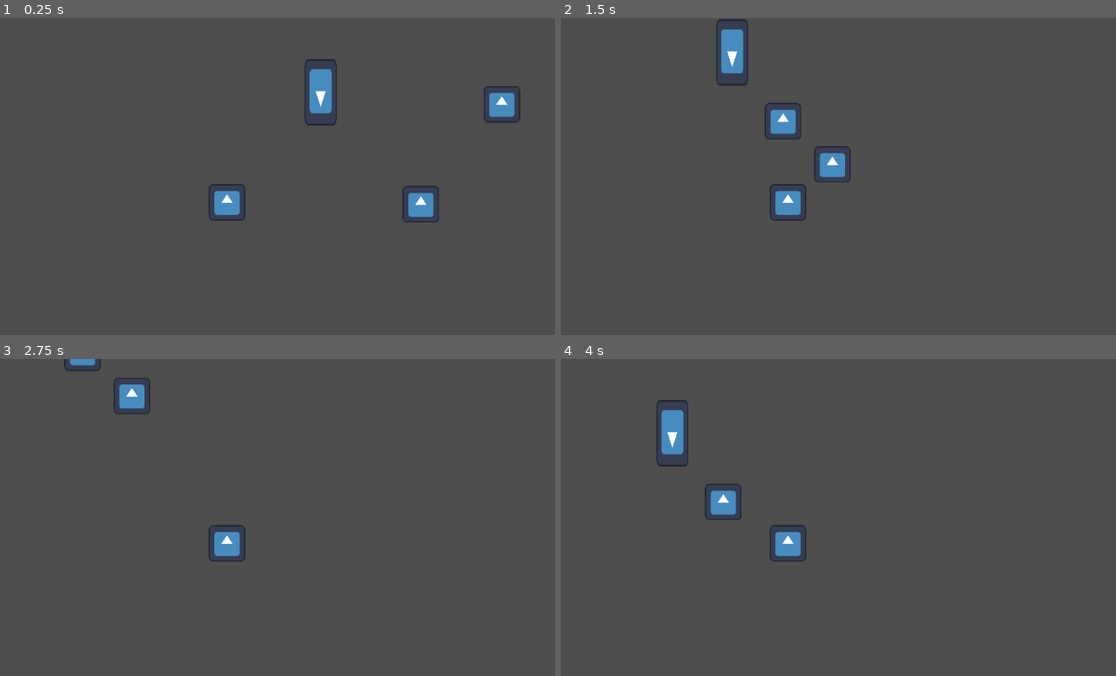
Above: before the commit, frames 1-4 (two rows, left to right).
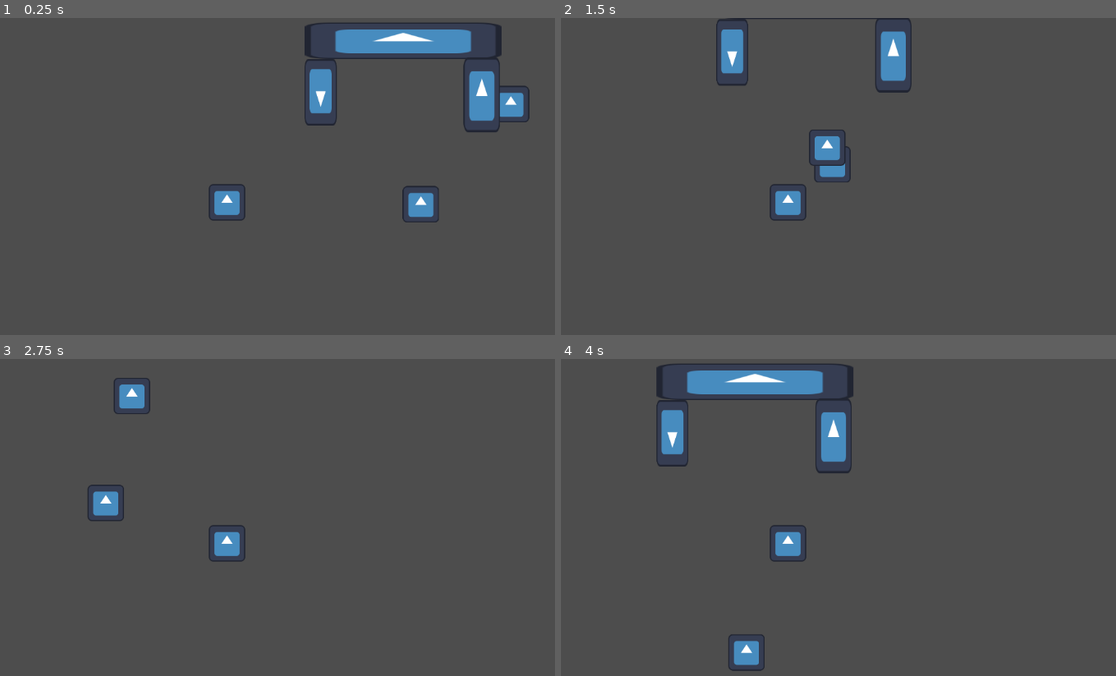
Above: after the commit, the same moments.

Repository: Routund/Mount_Belforte
Game: Godot game, scene res://Scenes/Overworld.tscn
The game is run twice, just before and just after one commit, with the same random seed, the same clock (stepped at 60 frames per second) and the same inputs. The engine's default icon, where the game draws it, is replaced by a stand-in: a white triangle on a blue panel in a dark square.
Inputs:
- Up to frame 1 (0.25 s): no input
- Up to frame 2 (1.5 s): hold D (right) 0.53-1.28 s; hold S (down) from 1.28 s (still down)
- Up to frame 3 (2.75 s): release S (down) at 2.03 s; hold D (right) from 2.03 s (still down)
- Up to frame 4 (4 s): release D (right) at 2.78 s; hold W (up) 2.78-3.53 s; hold A (left) from 3.53 s (still down)

The runs differ from the first frame. In frame 1, 3.6% of the frame differs, in the area x 54-96%, y 1-37%; in frame 2, 1.9%; in frame 3, 0.6%; in frame 4, 4.2%, in the area x 17-53%, y 1-99%.

Commit message:
Working on getting the rock bat out of the corner

Diff:
--- a/Scenes/Overworld.tscn
+++ b/Scenes/Overworld.tscn
@@ -1,15 +1,22 @@
-[gd_scene load_steps=6 format=3 uid="uid://upmmvi2bl5bl"]
+[gd_scene load_steps=9 format=3 uid="uid://upmmvi2bl5bl"]
 
 [ext_resource type="PackedScene" uid="uid://bqlroxiiv5reg" path="res://Scenes/player.tscn" id="1_l2n5d"]
 [ext_resource type="PackedScene" uid="uid://y5g78wv73dul" path="res://Scenes/tester_card.tscn" id="2_bjbhx"]
 [ext_resource type="PackedScene" uid="uid://boojurd07rf2h" path="res://Scenes/slime_spawner.tscn" id="3_xn2qj"]
 [ext_resource type="PackedScene" uid="uid://cdigm0hn3chus" path="res://Scenes/rock_bat.tscn" id="4_cntlh"]
+[ext_resource type="Texture2D" uid="uid://b5ihyqj52x60r" path="res://Sprites/icon.svg" id="5_ygy1o"]
 
 [sub_resource type="NavigationPolygon" id="NavigationPolygon_0qgq4"]
 vertices = PackedVector2Array(2401, 563, -2190, 605, -2179, -1569, 2317, -1588)
 polygons = Array[PackedInt32Array]([PackedInt32Array(0, 1, 2, 3)])
 outlines = Array[PackedVector2Array]([PackedVector2Array(-2189, -1579, -2201, 616, 2412, 573, 2327, -1599)])
 source_geometry_group_name = &"navigation_polygon_source_group"
+
+[sub_resource type="RectangleShape2D" id="RectangleShape2D_4kg0u"]
+size = Vector2(660, 104)
+
+[sub_resource type="RectangleShape2D" id="RectangleShape2D_juknr"]
+size = Vector2(126, 245.5)
 
 [node name="Node2D" type="Node2D"]
 
@@ -27,3 +34,23 @@
 
 [node name="Rock_bat" parent="." instance=ExtResource("4_cntlh")]
 position = Vector2(1097, -392)
+
+[node name="test" type="CharacterBody2D" parent="."]
+
+[node name="CollisionShape2D" type="CollisionShape2D" parent="test"]
+position = Vector2(608, -559)
+shape = SubResource("RectangleShape2D_4kg0u")
+
+[node name="Sprite2D" type="Sprite2D" parent="test"]
+position = Vector2(619, -568)
+scale = Vector2(5.40625, 1)
+texture = ExtResource("5_ygy1o")
+
+[node name="CollisionShape2D2" type="CollisionShape2D" parent="test"]
+position = Vector2(894, -385.75)
+shape = SubResource("RectangleShape2D_juknr")
+
+[node name="Sprite2D2" type="Sprite2D" parent="test"]
+position = Vector2(895, -378)
+scale = Vector2(1, 2.0625)
+texture = ExtResource("5_ygy1o")
--- a/Scenes/player.tscn
+++ b/Scenes/player.tscn
@@ -4,8 +4,8 @@
 [ext_resource type="Texture2D" uid="uid://b5ihyqj52x60r" path="res://Sprites/icon.svg" id="2_swqc7"]
 [ext_resource type="PackedScene" uid="uid://y1go6d8bx2ue" path="res://Scenes/pause.tscn" id="3_mn2gf"]
 
-[sub_resource type="RectangleShape2D" id="RectangleShape2D_djaiy"]
-size = Vector2(120, 115)
+[sub_resource type="RectangleShape2D" id="RectangleShape2D_o2oo8"]
+size = Vector2(124, 125)
 
 [node name="Player" type="CharacterBody2D"]
 script = ExtResource("1_ubegy")
@@ -14,8 +14,8 @@
 texture = ExtResource("2_swqc7")
 
 [node name="CollisionShape2D" type="CollisionShape2D" parent="."]
-position = Vector2(0, 0.5)
-shape = SubResource("RectangleShape2D_djaiy")
+position = Vector2(-1, -0.5)
+shape = SubResource("RectangleShape2D_o2oo8")
 
 [node name="Camera2D" type="Camera2D" parent="."]
 zoom = Vector2(0.5, 0.5)
--- a/Scenes/rock_bat.tscn
+++ b/Scenes/rock_bat.tscn
@@ -3,8 +3,8 @@
 [ext_resource type="Script" path="res://Scripts/Rock_bat.gd" id="1_q14sj"]
 [ext_resource type="Texture2D" uid="uid://b5ihyqj52x60r" path="res://Sprites/icon.svg" id="2_nwj0k"]
 
-[sub_resource type="RectangleShape2D" id="RectangleShape2D_we7ai"]
-size = Vector2(128, 128)
+[sub_resource type="RectangleShape2D" id="RectangleShape2D_1reh7"]
+size = Vector2(80, 48)
 
 [sub_resource type="RectangleShape2D" id="RectangleShape2D_ytydg"]
 size = Vector2(160, 160)
@@ -16,7 +16,7 @@
 texture = ExtResource("2_nwj0k")
 
 [node name="Rock_collision" type="CollisionShape2D" parent="."]
-shape = SubResource("RectangleShape2D_we7ai")
+shape = SubResource("RectangleShape2D_1reh7")
 
 [node name="Area2D" type="Area2D" parent="."]
 
@@ -44,4 +44,16 @@
 scale = Vector2(20, 1)
 target_position = Vector2(2.31744e-06, 72)
 
+[node name="bottoml" type="RayCast2D" parent="."]
+target_position = Vector2(-64, 64)
+
+[node name="topl" type="RayCast2D" parent="."]
+target_position = Vector2(-64, -64)
+
+[node name="topr" type="RayCast2D" parent="."]
+target_position = Vector2(64, -64)
+
+[node name="bottomr" type="RayCast2D" parent="."]
+target_position = Vector2(64, 64)
+
 [connection signal="body_entered" from="Area2D" to="." method="_on_area_2d_body_entered"]
--- a/Scripts/Rock_bat.gd
+++ b/Scripts/Rock_bat.gd
@@ -4,7 +4,7 @@
 
 var rock = false
 var speed = 600
-var rock_speed = 1000
+var rock_speed = 700
 @onready var player = get_parent().get_node("Player")
 
 var movement_speed: float = 400.0
@@ -38,7 +38,7 @@
 		new_velocity = new_velocity.normalized()
 		velocity = new_velocity * speed
 	else:
-		var direction = Vector2()
+		var direction = Vector2.ZERO
 		if $down.is_colliding():
 			direction += Vector2(0,-1)
 		elif $up.is_colliding():
@@ -47,6 +47,14 @@
 			direction += Vector2(1,0)
 		elif $right.is_colliding():
 			direction += Vector2(-1,0)
+		elif $bottoml.is_colliding():
+			direction += Vector2(1,-1)
+		elif $bottomr.is_colliding():
+			direction += Vector2(-1,-1)
+		elif $topl.is_colliding():
+			direction += Vector2(1,1)
+		elif $topr.is_colliding():
+			direction += Vector2(-1,1)
 		velocity = direction * rock_speed
 	move_and_slide()
 
